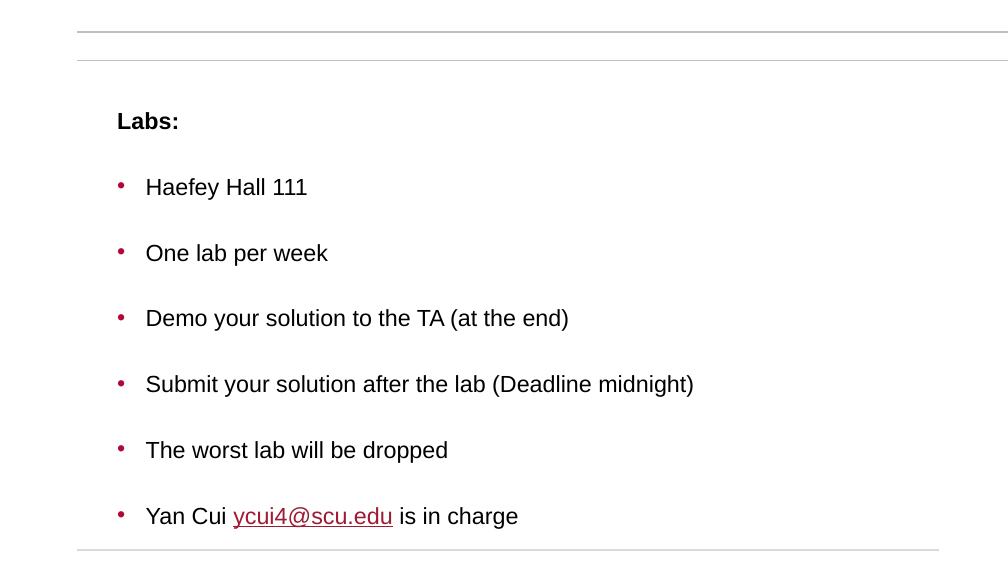
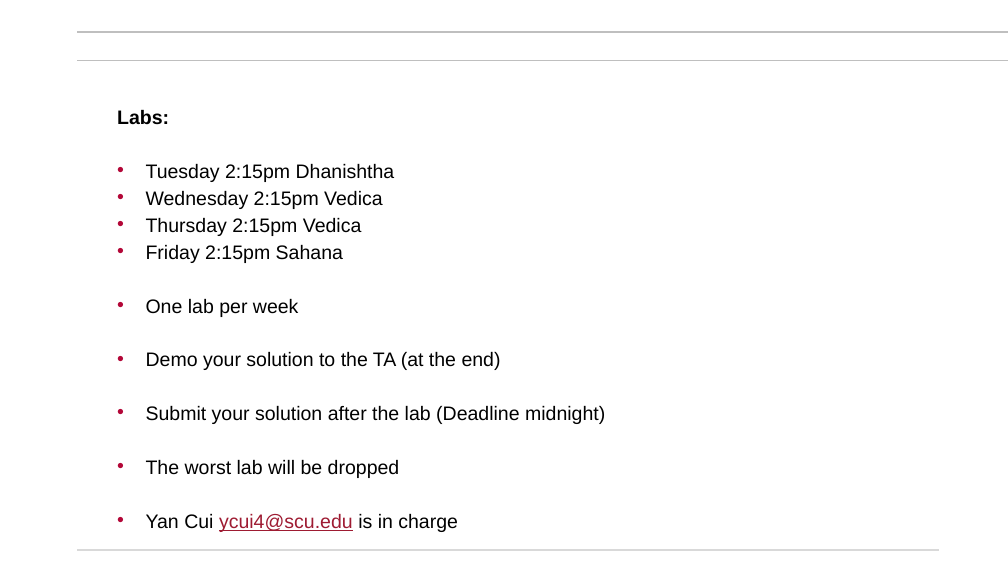
Before and after one commit to mikegrace2/CSEN20-Fall2026-Course-Website, a slide deck: slide 14 of Week01_IntroAndBinaryNumbers/Ch00_Basics_V4.pptx. Drawn at 1008x567 pixels with LibreOffice and Linux fonts; fonts in the diff are those of the drawing; background and template pictures are left out. Boxes give left, top, right and bottom in pixels: in the first picture for what was removed or moved away, otherwise in the second. Text is boxed around its words. In the diff, an @@ line names an element or a change of style, - is before the commit and + after.

Commit message:
Updated Lab sessions

```diff
--- a/Week01_IntroAndBinaryNumbers/Ch00_Basics_V4.pptx
+++ b/Week01_IntroAndBinaryNumbers/Ch00_Basics_V4.pptx
@@ subtitle at (117, 110, 605, 532): size 22.2 to 18.6 pt in "Labs:", "One lab per week", "Demo your solution to the TA (at ...", "Submit your solution after the lab (Deadline ..." and 2 more places; line spacing 0.8 to 0.7 @@
@@ subtitle at (146, 164, 395, 263): text changed; size 22.2 to 18.6 pt @@
-• Haefey Hall 111
+• Tuesday 2:15pm Dhanishtha
+• Wednesday 2:15pm Vedica
+• Thursday 2:15pm Vedica
+• Friday 2:15pm Sahana
```
